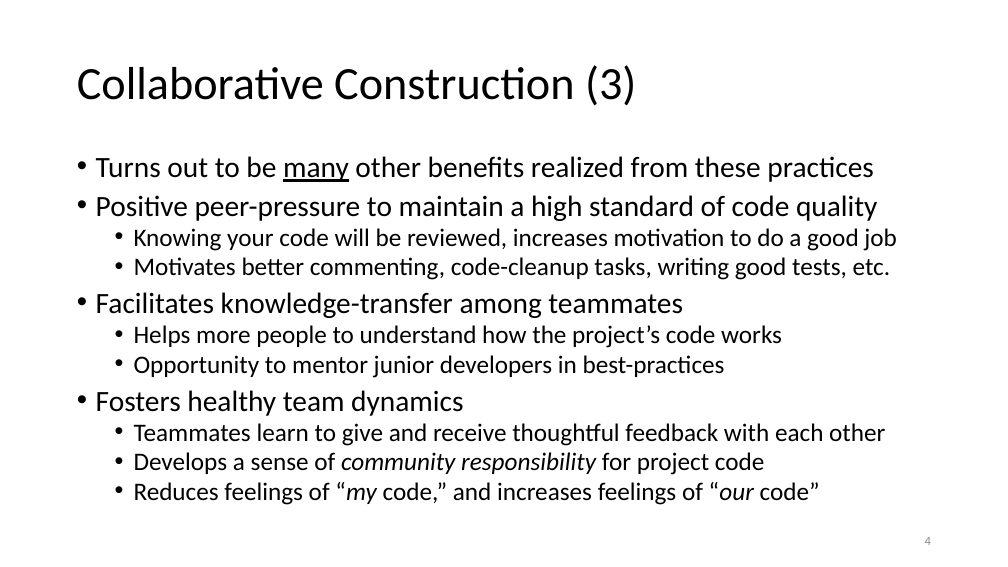
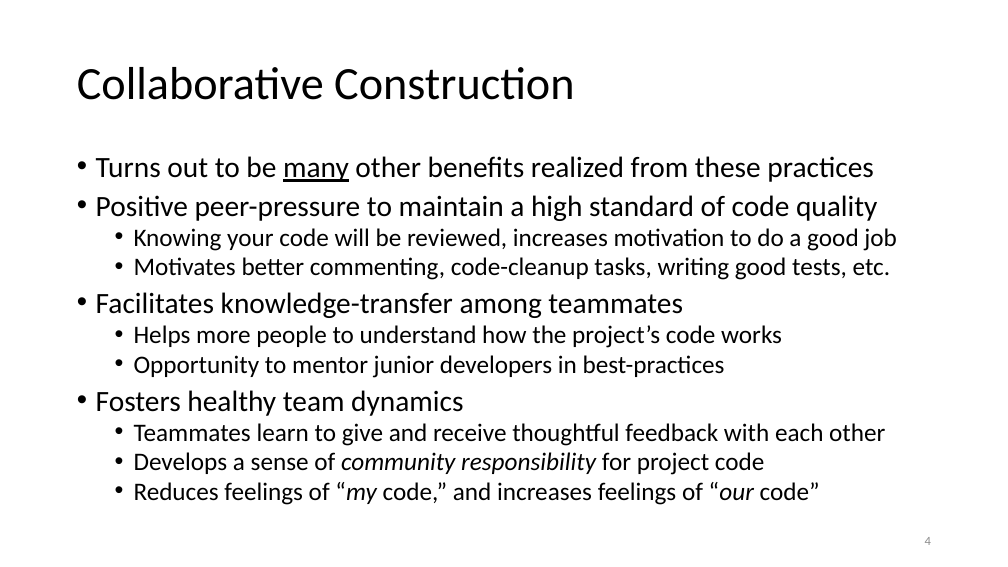
Before and after one commit to birajnp/Code-Review, a slide deck: slide 4 of presentations/CollaborativeConstruction.pptx. Drawn at 1008x567 pixels with LibreOffice and Linux fonts; fonts in the diff are those of the drawing. Boxes give left, top, right and bottom in pixels: in the first picture for what was removed or moved away, otherwise in the second. Text is boxed around its words. In the diff, an @@ line names an element or a change of style, - is before the commit and + after.

```diff
--- a/presentations/CollaborativeConstruction.pptx
+++ b/presentations/CollaborativeConstruction.pptx
@@ title at (77, 67, 574, 100): text changed @@
-Collaborative Construction (3)
+Collaborative Construction
```
Also in this commit, not shown: 8 other slides changed, 4 slides added, 1 slide removed.
